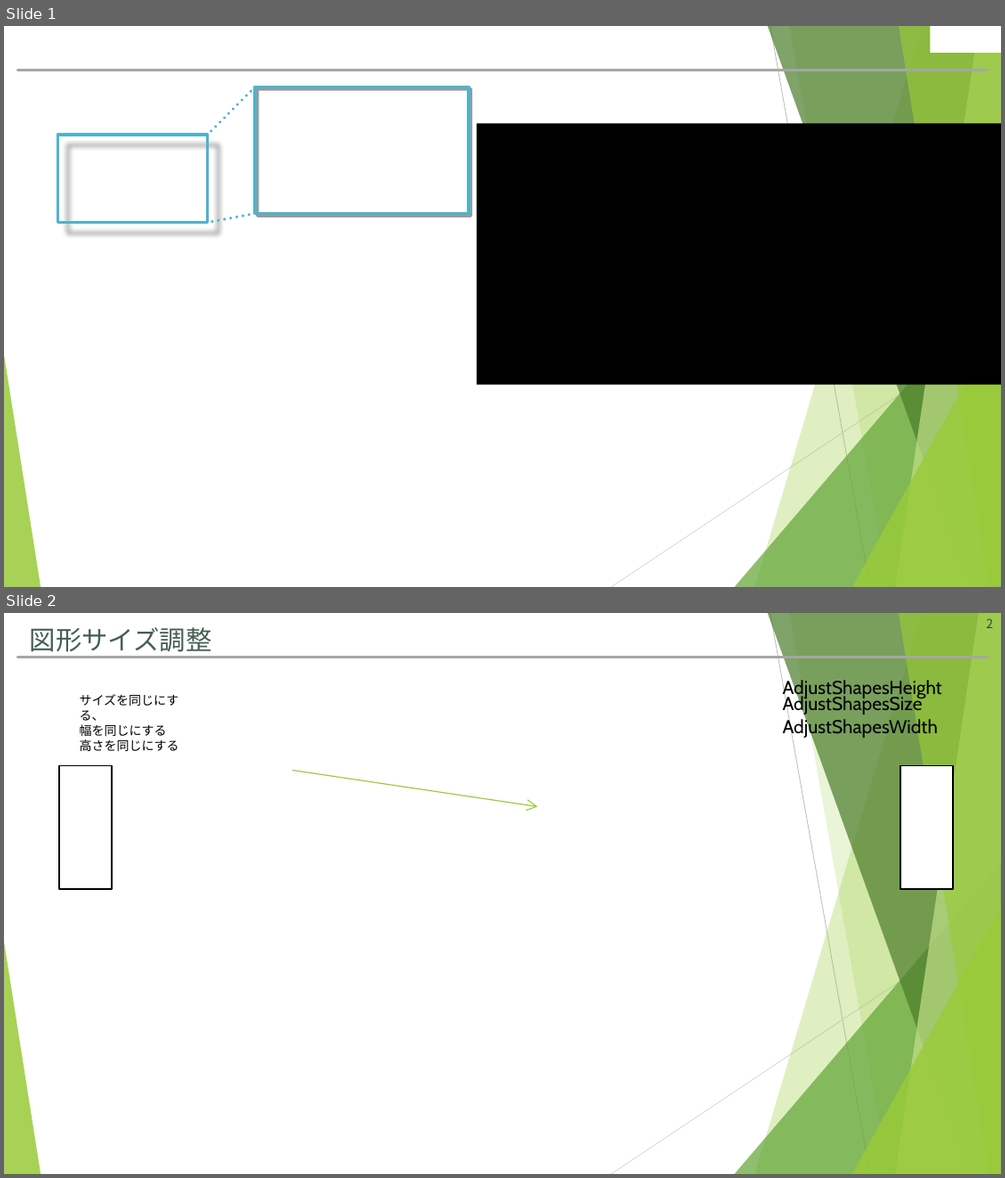
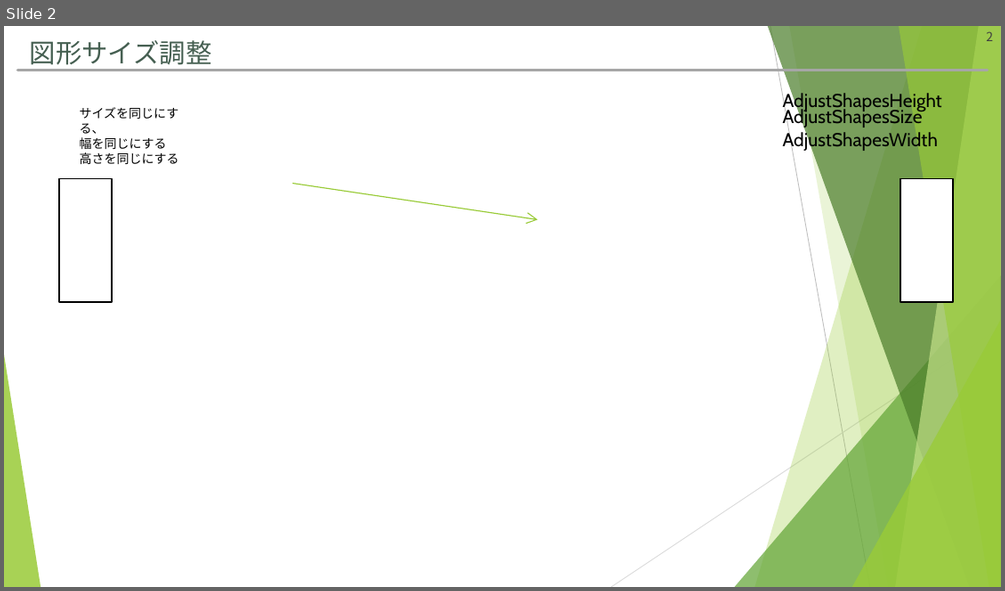
Before and after one commit to hitsuji-ga-u/pawapo, a slide deck: slide/customUI_debug.pptm. Shown one above the other, each under a label of ours: slides 1 and 2 before the commit, slide 2 after it. The pictures are 1005x1178 and 1005x591 pixels, drawn with LibreOffice and Linux fonts; fonts in the diff are those of the drawing. Boxes give left, top, right and bottom in pixels: in the first picture for what was removed or moved away, otherwise in the second. Text is boxed around its words. In the diff, an @@ line names an element or a change of style, - is before the commit and + after.

```diff
--- a/slide/customUI_debug.pptm
+++ b/slide/customUI_debug.pptm
@@ slide 1 removed at (4, 26, 1001, 587), background #FFFFFF; not listed: 11 template elements that a slide beside it also shows @@
@@ rectangle removed at (930, 26, 1001, 53) @@
@@ line removed from (255, 87) to (208, 135) @@
@@ freeform shape removed at (255, 87, 469, 213) @@
@@ rectangle removed at (477, 123, 1001, 384) @@
@@ freeform shape removed at (57, 135, 208, 222) @@
@@ line removed from (255, 214) to (208, 223) @@
```
Also in this commit, not shown: 1 slide added, 2 other files.
